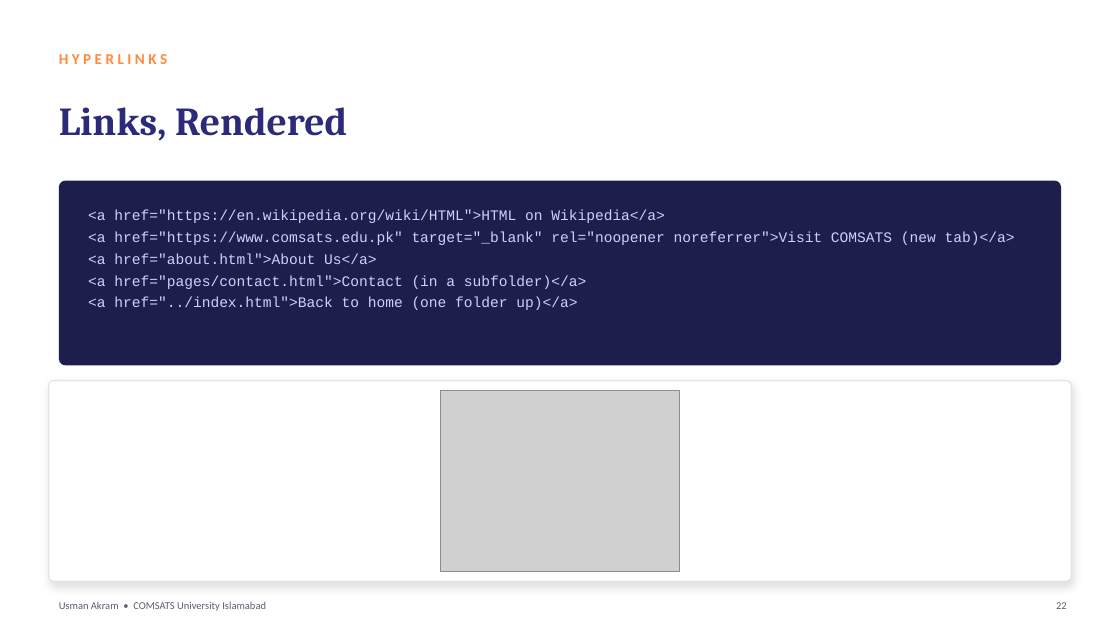
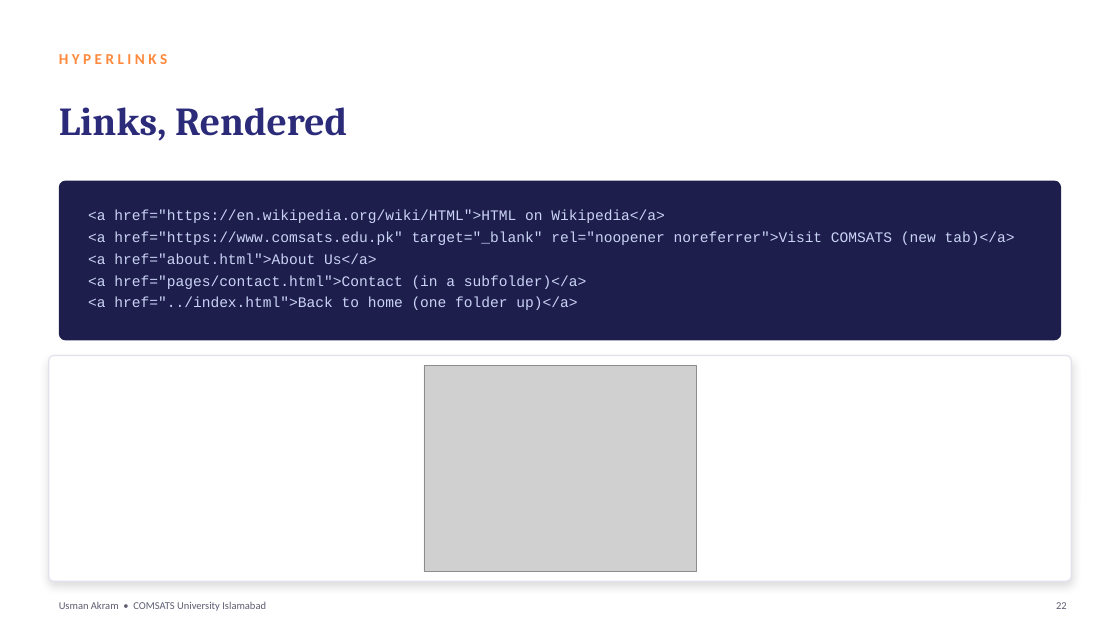
Before and after one commit to mua22/mern-web-book, a slide deck: slide 22 of slides/CSC336-Lecture-03-HTML-and-HTML5-Fundamentals.pptx. Drawn at 1120x630 pixels with LibreOffice and Linux fonts; fonts in the diff are those of the drawing; grey boxes stand for pictures. Boxes give left, top, right and bottom in pixels: in the first picture for what was removed or moved away, otherwise in the second. Text is boxed around its words. In the diff, an @@ line names an element or a change of style, - is before the commit and + after.

```diff
--- a/slides/CSC336-Lecture-03-HTML-and-HTML5-Fundamentals.pptx
+++ b/slides/CSC336-Lecture-03-HTML-and-HTML5-Fundamentals.pptx
@@ rounded rectangle at [59,181,1061,340]: proportions changed @@
@@ rounded rectangle: place and size @@
-rounded rectangle at [59,181,1061,365]
+rounded rectangle at [59,181,1061,340]
@@ rounded rectangle: place and size @@
-rounded rectangle at [49,381,1071,581]
+rounded rectangle at [49,355,1071,581]
@@ rounded rectangle at [49,355,1071,581]: proportions changed @@
@@ picture: place and size @@
-picture at [440,391,679,571]
+picture at [424,365,697,571]
```
Also in this commit, not shown: 16 other slides changed, 4 other files.
